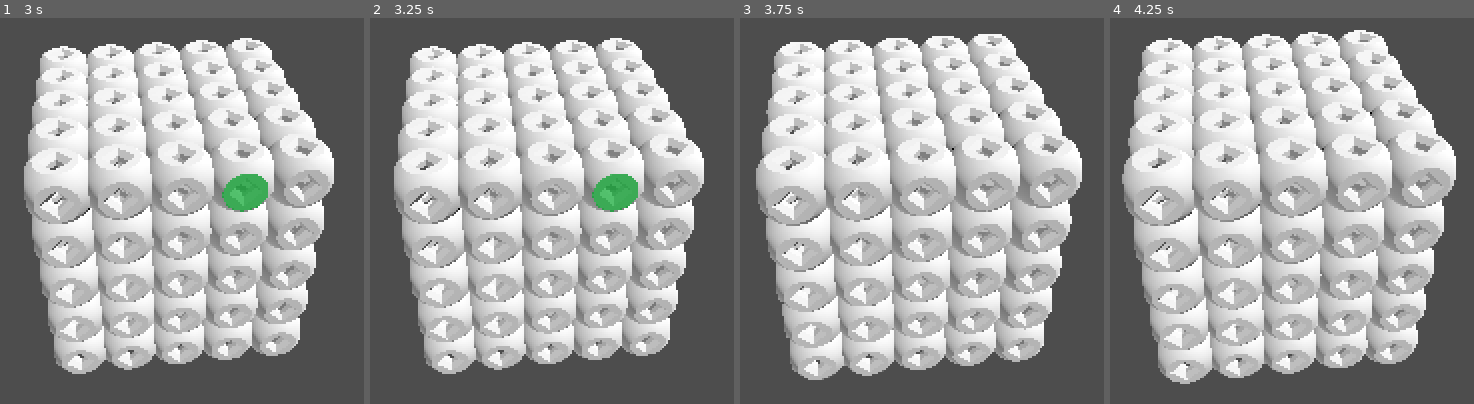
Above: before the commit, frames 1-4 (left to right).
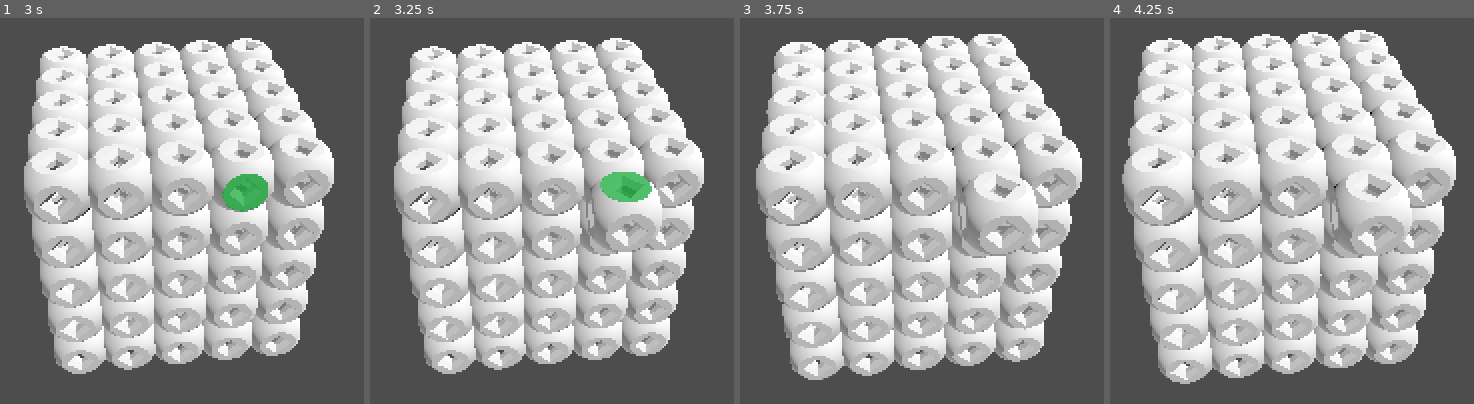
Above: after the commit, the same moments.

Repository: erikringwalters/quble-blast
Game: Godot game, scene res://scenes/main.tscn
Same seed, same stepped clock (60 frames per second), same inputs: the game is played once before the commit and once after it.
Inputs (mouse positions are in pixels of both pictures, inside the frame that each line leads up to):
- Up to frame 1 (3 s): tap Enter at 0.5, 2 s; move the mouse to (87, 376) at 0.52 s; press the mouse at (87, 376) at 0.53 s; tap Space at 1.25, 2.75 s; move the mouse to (outside the picture) at 1.27 s; release the mouse at (outside the picture) at 1.28 s; click (outside the picture) at 1.35 s; move the mouse to (outside the picture) at 2.02 s; hold Middle mouse button (middle_click) 2.03-2.78 s; click (outside the picture) at 2.3 s; move the mouse to (247, 199) at 2.77 s; right-click (247, 199) at 2.85 s
- Up to frame 2 (3.25 s): click (617, 199) at 3.05 s
- Up to frame 3 (3.75 s): tap Enter at 3.5 s; move the mouse to (outside the picture) at 3.52 s; hold Mouse wheel up (zoom_in) from 3.53 s (still down)
- Up to frame 4 (4.25 s): keep holding Mouse wheel up (zoom_in); click (outside the picture) at 3.8 s

Frame 1 is identical in both runs. In frame 2, 2.3% of the frame differs, in the area x 59-81%, y 39-61%; in frame 3, 2.6%; in frame 4, 2.7%, in the area x 60-83%, y 39-62%.

Commit message:
add quble on click

Diff:
--- a/scenes/face_area.tscn
+++ b/scenes/face_area.tscn
@@ -32,6 +32,10 @@
 visible = false
 mesh = SubResource("CylinderMesh_aqh6m")
 
+[node name="Destination" type="Marker3D" parent="."]
+unique_name_in_owner = true
+transform = Transform3D(1, 0, 0, 0, 1, 0, 0, 0, 1, -1.6, 0, 0)
+
 [connection signal="area_entered" from="." to="." method="_on_area_entered"]
 [connection signal="mouse_entered" from="." to="." method="_on_mouse_entered"]
 [connection signal="mouse_exited" from="." to="." method="_on_mouse_exited"]
--- a/scenes/main.tscn
+++ b/scenes/main.tscn
@@ -1,15 +1,16 @@
 [gd_scene load_steps=5 format=3 uid="uid://c1wo7eult10y4"]
 
 [ext_resource type="Script" uid="uid://d1khbcv20qx4v" path="res://scripts/main.gd" id="1_o5qli"]
-[ext_resource type="PackedScene" uid="uid://bfbkff3ypqwtn" path="res://scenes/quble.tscn" id="2_0wfyh"]
 [ext_resource type="PackedScene" uid="uid://ct4gkasqao0ho" path="res://scenes/camera_rig.tscn" id="3_jyhfs"]
 [ext_resource type="PackedScene" uid="uid://kwsphao4l2no" path="res://scenes/boundary_box.tscn" id="3_sugp2"]
+[ext_resource type="PackedScene" uid="uid://cs2vqv2ckiq" path="res://scenes/quble_manager.tscn" id="4_jyhfs"]
 
 [node name="Main" type="Node3D"]
 script = ExtResource("1_o5qli")
-quble_scene = ExtResource("2_0wfyh")
 
 [node name="CameraRig" parent="." instance=ExtResource("3_jyhfs")]
 
 [node name="BoundaryBox" parent="." instance=ExtResource("3_sugp2")]
 transform = Transform3D(1, 0, 0, 0, 1, 0, 0, 0, 1, 0, -100, 0)
+
+[node name="QubleManager" parent="." instance=ExtResource("4_jyhfs")]
--- /dev/null
+++ b/scenes/quble_manager.tscn
@@ -0,0 +1,8 @@
+[gd_scene load_steps=3 format=3 uid="uid://cs2vqv2ckiq"]
+
+[ext_resource type="Script" uid="uid://b53xl5r6hdyx5" path="res://scripts/quble_manager.gd" id="1_tm5hk"]
+[ext_resource type="PackedScene" uid="uid://bfbkff3ypqwtn" path="res://scenes/quble.tscn" id="2_8vq7e"]
+
+[node name="QubleManager" type="Node3D"]
+script = ExtResource("1_tm5hk")
+quble_scene = ExtResource("2_8vq7e")
--- a/scripts/face_area.gd
+++ b/scripts/face_area.gd
@@ -1,12 +1,20 @@
 extends Area3D
 
+signal clicked
+
+@onready var parent: Node3D = get_parent()
+@onready var quble_manager: Node3D = get_parent().get_parent()
 @onready var mesh: MeshInstance3D = %Mesh
+@onready var destination: Node3D = %Destination
 
 func _ready() -> void:
 	connect("input_event", Callable(self, "_on_input_event"))
+	connect("clicked", Callable(quble_manager, "_on_clicked"))
 
-func _on_input_event(_camera: Camera3D, _event: InputEvent, touch_position: Vector3, _normal: Vector3, _shape_idx: float) -> void:
+func _on_input_event(_camera: Camera3D, event: InputEvent, touch_position: Vector3, _normal: Vector3, _shape_idx: float) -> void:
 	handle_input(touch_position)
+	if event.is_action_pressed("left_click"):
+		clicked.emit(destination.global_position)
 
 func handle_input(_touch_position: Vector3) -> void:
 	# print("touch input at: ", touch_position)
--- a/scripts/main.gd
+++ b/scripts/main.gd
@@ -1,24 +1 @@
 extends Node3D
-
-@export var quble_scene: PackedScene
-
-var quble_width: float = 1.6
-var quble_offset: float = quble_width
-var quble_axis_count: int = 5
-
-func _ready() -> void:
-	spawn_qubles(quble_axis_count)
-	pass
-
-func spawn_qubles(count: int) -> void:
-	for i in count:
-		for j in count:
-			for k in count:
-				var quble: RigidBody3D = quble_scene.instantiate()
-				add_child(quble)
-				var position_offset: float = (quble_width * count * 0.5) - (quble_width * 0.5)
-				quble.position = Vector3(
-					i * quble_offset - position_offset, \
-					j * quble_offset - position_offset, \
-					k * quble_offset - position_offset \
-				)
--- /dev/null
+++ b/scripts/quble_manager.gd
@@ -0,0 +1,30 @@
+extends Node3D
+
+@export var quble_scene: PackedScene
+
+var quble_width: float = 1.6
+var quble_offset: float = quble_width
+var quble_axis_count: int = 5
+
+func _ready() -> void:
+	spawn_qubles(quble_axis_count)
+	pass
+
+func spawn_qubles(count: int) -> void:
+	for i in count:
+		for j in count:
+			for k in count:
+				var quble: RigidBody3D = quble_scene.instantiate()
+				add_child(quble)
+				var position_offset: float = (quble_width * count * 0.5) - (quble_width * 0.5)
+				quble.position = Vector3(
+					i * quble_offset - position_offset, \
+					j * quble_offset - position_offset, \
+					k * quble_offset - position_offset \
+				)
+
+func _on_clicked(destination: Vector3) -> void:
+	print("clicked")
+	var quble: RigidBody3D = quble_scene.instantiate()
+	add_child(quble)
+	quble.global_position = destination
Not shown, added: scripts/quble_manager.gd.uid
